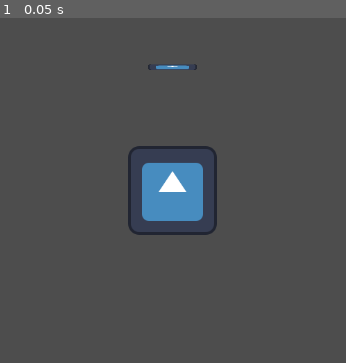
Above: before the commit, frame 1.
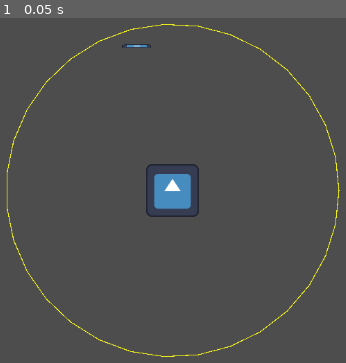
Above: after the commit, the same moment.

Repository: Pyran99/GameOff-Jam
Game: Godot game, scene res://scenes/game.tscn
The game is run twice, just before and just after one commit, with the same random seed, the same clock (stepped at 60 frames per second) and the same inputs. The engine's default icon, where the game draws it, is replaced by a stand-in: a white triangle on a blue panel in a dark square.
Inputs:
- Up to frame 1 (0.05 s): no input

The runs differ from the first frame. In frame 1, 4.4% of the frame differs, in the area x 1-99%, y 1-99%.

Commit message:
move to ledge controlled from player

Diff:
--- a/project.godot
+++ b/project.godot
@@ -27,6 +27,26 @@
 "events": [Object(InputEventMouseButton,"resource_local_to_scene":false,"resource_name":"","device":-1,"window_id":0,"a …(253 unchanged characters)…
 ]
 }
+up={
+"deadzone": 0.5,
+"events": [Object(InputEventKey,"resource_local_to_scene":false,"resource_name":"","device":-1,"window_id":0,"alt_pressed":false,"shift_pressed":false,"ctrl_pressed":false,"meta_pressed":false,"pressed":false,"keycode":0,"physical_keycode":87,"key_label":0,"unicode":119,"echo":false,"script":null)
+]
+}
+down={
+"deadzone": 0.5,
+"events": [Object(InputEventKey,"resource_local_to_scene":false,"resource_name":"","device":-1,"window_id":0,"alt_pressed":false,"shift_pressed":false,"ctrl_pressed":false,"meta_pressed":false,"pressed":false,"keycode":0,"physical_keycode":83,"key_label":0,"unicode":115,"echo":false,"script":null)
+]
+}
+left={
+"deadzone": 0.5,
+"events": [Object(InputEventKey,"resource_local_to_scene":false,"resource_name":"","device":-1,"window_id":0,"alt_pressed":false,"shift_pressed":false,"ctrl_pressed":false,"meta_pressed":false,"pressed":false,"keycode":0,"physical_keycode":65,"key_label":0,"unicode":97,"echo":false,"script":null)
+]
+}
+right={
+"deadzone": 0.5,
+"events": [Object(InputEventKey,"resource_local_to_scene":false,"resource_name":"","device":-1,"window_id":0,"alt_pressed":false,"shift_pressed":false,"ctrl_pressed":false,"meta_pressed":false,"pressed":false,"keycode":0,"physical_keycode":68,"key_label":0,"unicode":100,"echo":false,"script":null)
+]
+}
 
 [layer_names]
 
--- a/scenes/game.tscn
+++ b/scenes/game.tscn
@@ -1,11 +1,10 @@
 [gd_scene load_steps=3 format=3 uid="uid://yrp4636xdqvy"]
 
 [ext_resource type="PackedScene" uid="uid://ch3n0ojp3lriq" path="res://scenes/player.tscn" id="1_o8i1i"]
-[ext_resource type="PackedScene" uid="uid://l2fiq5dbnwnq" path="res://scenes/ledge.tscn" id="2_wgaiu"]
+[ext_resource type="PackedScene" uid="uid://8yysh321v8lr" path="res://scenes/level.tscn" id="2_d0cgp"]
 
 [node name="Game" type="Node"]
 
-[node name="Ledge" parent="." instance=ExtResource("2_wgaiu")]
-position = Vector2(0, -178)
+[node name="Player" parent="." groups=["Player"] instance=ExtResource("1_o8i1i")]
 
-[node name="Player" parent="." groups=["Player"] instance=ExtResource("1_o8i1i")]
+[node name="Level" parent="." instance=ExtResource("2_d0cgp")]
--- a/scenes/ledge.tscn
+++ b/scenes/ledge.tscn
@@ -6,7 +6,7 @@
 [sub_resource type="RectangleShape2D" id="RectangleShape2D_1hhul"]
 size = Vector2(68, 10)
 
-[node name="Ledge" type="StaticBody2D"]
+[node name="Ledge" type="StaticBody2D" groups=["Ledge"]]
 collision_layer = 2
 collision_mask = 0
 input_pickable = true
--- a/scenes/level.tscn
+++ b/scenes/level.tscn
@@ -1,3 +1,29 @@
-[gd_scene format=3 uid="uid://8yysh321v8lr"]
+[gd_scene load_steps=2 format=3 uid="uid://8yysh321v8lr"]
+
+[ext_resource type="PackedScene" uid="uid://l2fiq5dbnwnq" path="res://scenes/ledge.tscn" id="2_8hd8h"]
 
 [node name="Level" type="Node2D"]
+
+[node name="Ledge" parent="." instance=ExtResource("2_8hd8h")]
+position = Vector2(-86, -347)
+
+[node name="Ledge2" parent="." instance=ExtResource("2_8hd8h")]
+position = Vector2(123, -583)
+
+[node name="Ledge3" parent="." instance=ExtResource("2_8hd8h")]
+position = Vector2(410, -736)
+
+[node name="Ledge4" parent="." instance=ExtResource("2_8hd8h")]
+position = Vector2(-74, -886)
+
+[node name="Ledge5" parent="." instance=ExtResource("2_8hd8h")]
+position = Vector2(-255, -612)
+
+[node name="Ledge6" parent="." instance=ExtResource("2_8hd8h")]
+position = Vector2(420, -949)
+
+[node name="Ledge7" parent="." instance=ExtResource("2_8hd8h")]
+position = Vector2(87, -1285)
+
+[node name="Ledge8" parent="." instance=ExtResource("2_8hd8h")]
+position = Vector2(-391, -1120)
--- a/scenes/player.tscn
+++ b/scenes/player.tscn
@@ -7,14 +7,16 @@
 size = Vector2(124, 124)
 
 [sub_resource type="CircleShape2D" id="CircleShape2D_644ay"]
-radius = 821.001
+radius = 400.0
 
 [node name="Player" type="CharacterBody2D"]
 collision_mask = 0
 script = ExtResource("1_whyrc")
-reach_range = 800
+speed = 300
+reach_range = 400
 
 [node name="Camera2D" type="Camera2D" parent="."]
+zoom = Vector2(0.6, 0.6)
 
 [node name="Sprite2D" type="Sprite2D" parent="."]
 texture = ExtResource("1_ewrgx")
@@ -23,6 +25,11 @@
 shape = SubResource("RectangleShape2D_uahj8")
 
 [node name="ReachRange" type="Area2D" parent="."]
+collision_mask = 2
+input_pickable = false
 
 [node name="CollisionShape2D" type="CollisionShape2D" parent="ReachRange"]
 shape = SubResource("CircleShape2D_644ay")
+
+[connection signal="body_entered" from="ReachRange" to="." method="_on_reach_range_body_entered"]
+[connection signal="body_exited" from="ReachRange" to="." method="_on_reach_range_body_exited"]
--- a/scripts/ledge.gd
+++ b/scripts/ledge.gd
@@ -1,20 +1,13 @@
 extends StaticBody2D
+class_name Ledge
 
 signal jumped_to
 var can_jump_to: bool = false
 
 
 func _ready() -> void:
-	jumped_to.connect(get_tree().get_first_node_in_group("Player").move_to_ledge)
-
-
-func _input(event: InputEvent) -> void:
-	if event.is_action_pressed("LeftClick"):
-		# jump to ledge
-		if can_jump_to:
-			print("jumped to ledge")
-			jumped_to.emit()
-
+#	jumped_to.connect(get_tree().get_first_node_in_group("Player").move_to_ledge)
+	pass
 
 
 func _on_mouse_entered() -> void:
@@ -23,3 +16,7 @@
 
 func _on_mouse_exited() -> void:
 	can_jump_to = false
+
+
+func get_can_jump_to() -> bool:
+	return can_jump_to
--- a/scripts/player.gd
+++ b/scripts/player.gd
@@ -1,9 +1,14 @@
 extends CharacterBody2D
 
 var can_powerup: bool = false
+var moving: bool = false
+var can_click_ledge: bool = true
 var current_pos: Vector2
 var target_pos: Vector2
 
+var ledges_in_range: Array[Ledge]
+
+@export var speed: int
 @export var reach_range: int
 
 @onready var reach_collision: CollisionShape2D = $ReachRange/CollisionShape2D
@@ -13,13 +18,32 @@
 	reach_collision.shape.radius = reach_range
 
 
-func _physics_process(delta: float) -> void:
+func _physics_process(_delta: float) -> void:
 	# move from current pos to new pos
+#	var input_direction = Input.get_vector("left", "right", "up", "down")
+#	velocity = input_direction * 100
+#	move_and_slide()
 
-	pass
+	if global_position.distance_to(target_pos) < 10:
+		moving = false
+		can_click_ledge = true
+
+	if moving:
+		can_click_ledge = false
+		var distance_to_ledge = target_pos - global_position
+		velocity = distance_to_ledge.normalized() * speed
+		move_and_slide()
 
 
 func _input(event: InputEvent) -> void:
+	if event.is_action_pressed("LeftClick"):
+		if can_click_ledge:
+			for i in ledges_in_range:
+				if i.get_can_jump_to():
+					target_pos = i.global_position
+					moving = true
+
+
 	if event.is_action_pressed("RightClick"):
 		# activate powerup
 		if can_powerup:
@@ -38,7 +62,11 @@
 	draw_arc(center, radius, angle_from, angle_to, 32, color, 2)
 
 
-func move_to_ledge():
-	print("move player to ledge")
-	current_pos = global_position
-	pass
+func _on_reach_range_body_entered(body: Node2D) -> void:
+	ledges_in_range.append(body)
+	print(ledges_in_range)
+
+
+func _on_reach_range_body_exited(body: Node2D) -> void:
+	ledges_in_range.erase(body)
+	print(ledges_in_range)
